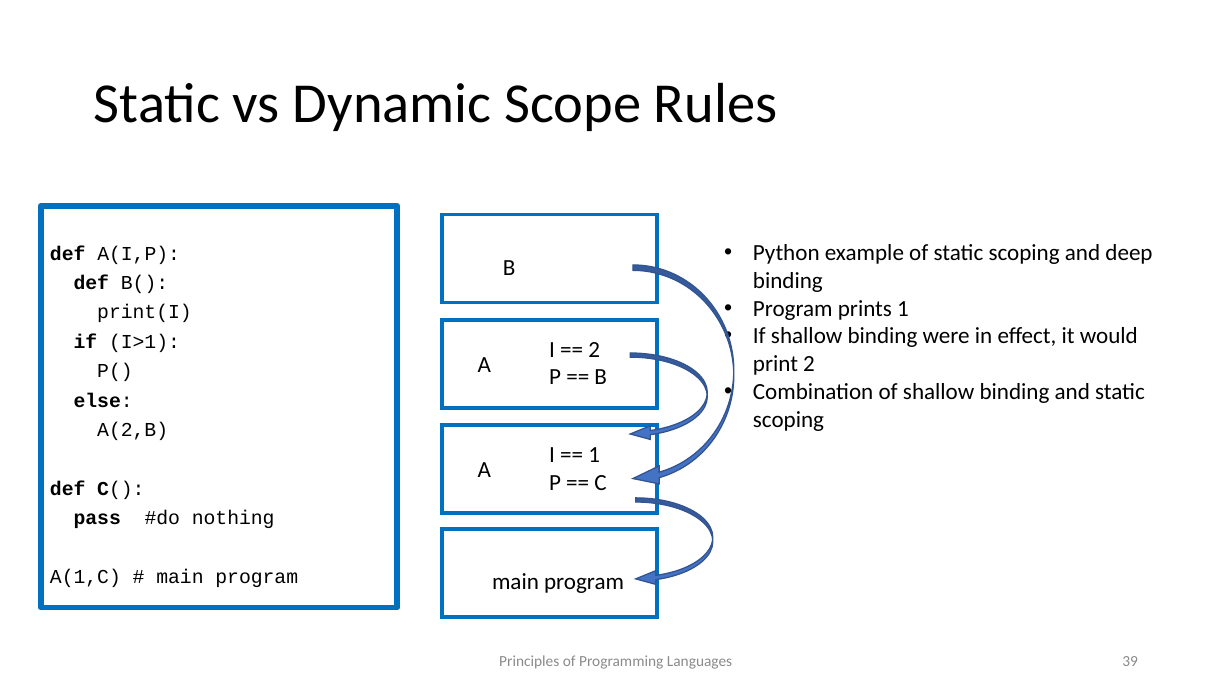
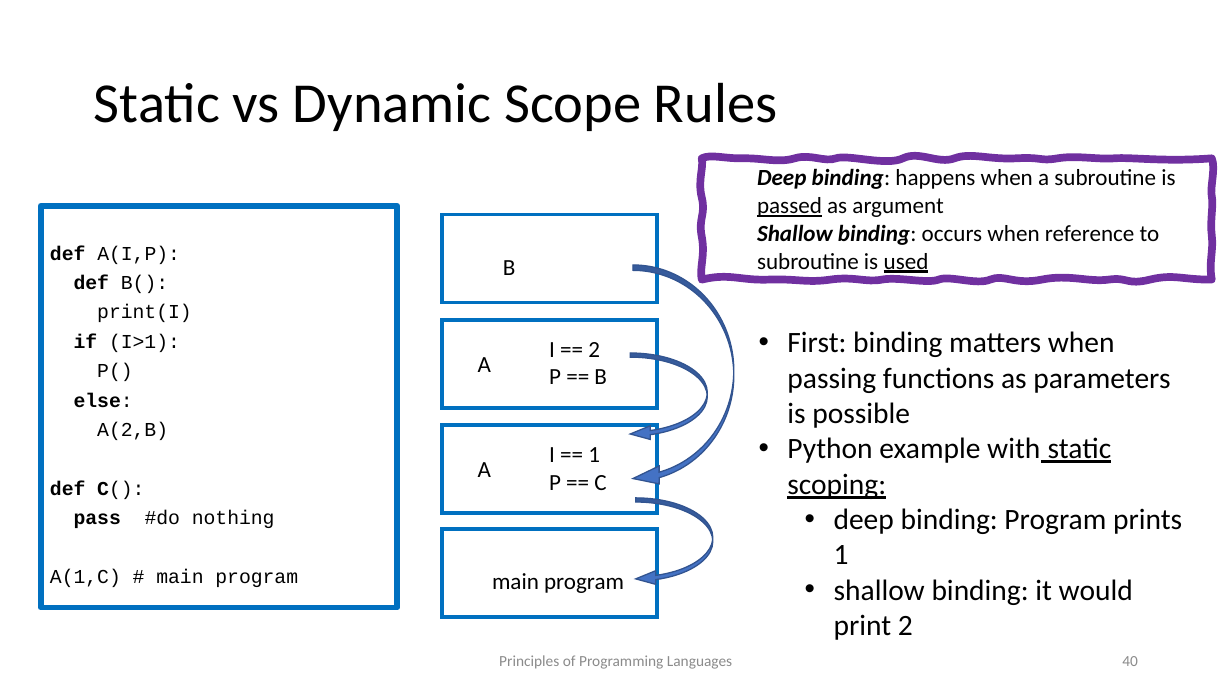
Before and after one commit to kongm/pl-design, a slide deck: slide 40 of C5-Environment.pptx (slide 39 before the commit). Drawn at 1232x693 pixels with LibreOffice and Linux fonts; fonts in the diff are those of the drawing. Boxes give left, top, right and bottom in pixels: in the first picture for what was removed or moved away, otherwise in the second. Text is boxed around its words. In the diff, an @@ line names an element or a change of style, - is before the commit and + after.

```diff
--- a/C5-Environment.pptx
+++ b/C5-Environment.pptx
@@ freeform shape added at bbox=[702, 158, 1213, 279], outline #7030A0 6 pt, 18 pt, text #000000 @@
+  Deep binding: happens when a subroutine is passed as argument
+  Shallow binding: occurs when reference to subroutine is used
@@ text at bbox=[787, 331, 1182, 640]: text changed; size 18 to 23 pt @@
-• Python example of static scoping and deep binding
-• Program prints 1
-• If shallow binding were in effect, it would print 2
-• Combination of shallow binding and static scoping
+• First: binding matters when passing functions as parameters is possible
+• Python example with static scoping:
+  • deep binding: Program prints 1
+  • shallow binding: it would print 2
@@ page number at bbox=[1122, 656, 1138, 666]: text changed @@
-39
+40
```
Also in this commit, not shown: 23 other slides changed, 4 slides added, 2 slides removed, 1 other file.
